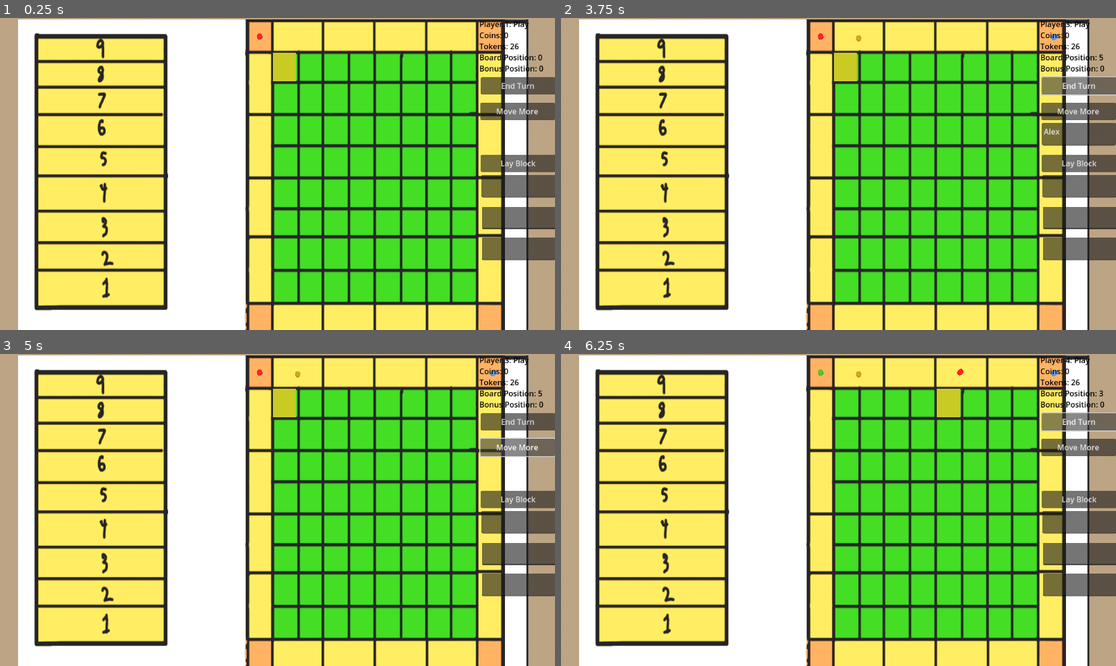
Above: before the commit, frames 1-4 (two rows, left to right).
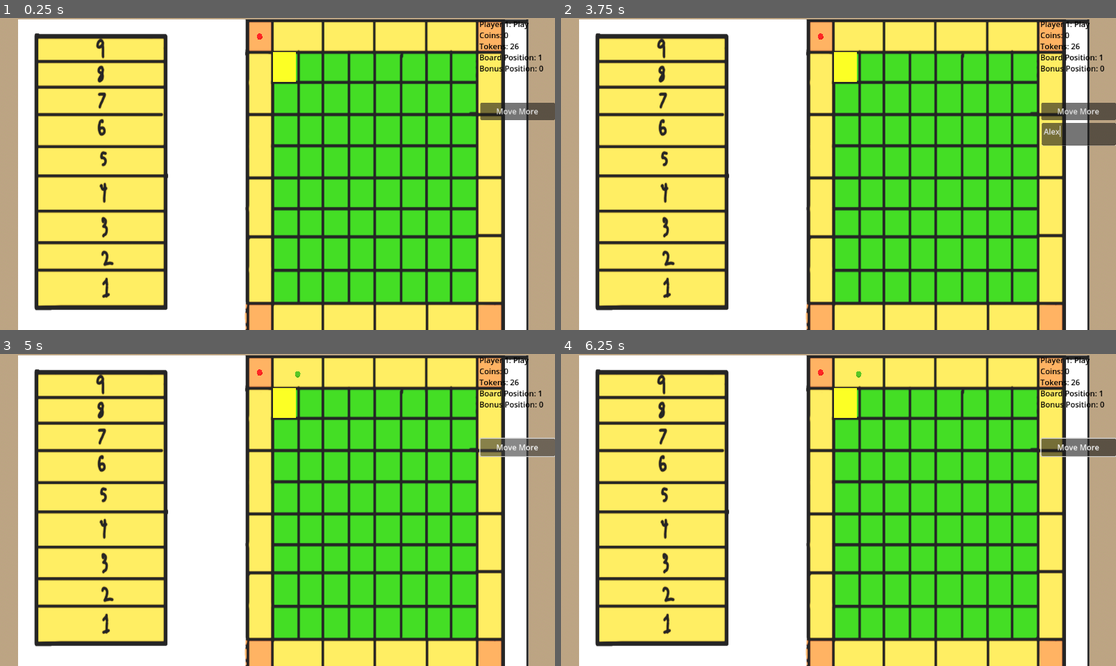
Above: after the commit, the same moments.

Repository: internot169/CasaGrande
Game: Godot game, scene res://main.tscn
The game is run twice, just before and just after one commit, with the same random seed, the same clock (stepped at 60 frames per second) and the same inputs.
Inputs (mouse positions are in pixels of both pictures, inside the frame that each line leads up to):
- Up to frame 1 (0.25 s): no input
- Up to frame 2 (3.75 s): click (1077, 86) at 0.5 s, where only the run before the commit has a clickable "End Turn"; click (1077, 164) at 1.25 s, where only the run before the commit has a clickable "Lay Block"; click "Move More" at 2 s; click (1077, 133) at 2.77 s; type "Alex" at 2.85 s; click (1077, 86) at 3.5 s, where only the run before the commit has a clickable "End Turn"
- Up to frame 3 (5 s): click "Move More" at 4.25 s
- Up to frame 4 (6.25 s): click (1077, 500) at 5 s, where only the run before the commit has a clickable "Lay Block"; click (1077, 422) at 5.75 s, where only the run before the commit has a clickable "End Turn"

The runs differ from the first frame. In frame 1, 4.5% of the frame differs, in the area x 49-100%, y 10-78%; in frame 2, 4.6%; in frame 3, 4.5%; in frame 4, 5.1%, in the area x 46-100%, y 1-78%.

Commit message:
Fix corner edge case and generic bug fixes
Input Getter: Add pause system for more accuracy, redo looping code
UI: Only end turn once block placed, remove block placer
Corners: if corner, no place

Diff:
--- a/CasaGrande/block.tscn
+++ b/CasaGrande/block.tscn
@@ -11,5 +11,6 @@
 script = ExtResource("1_wy1yl")
 
 [node name="MeshInstance3D" type="MeshInstance3D" parent="."]
+transform = Transform3D(4.7, 0, 0, 0, 4.7, 0, 0, 0, 5.2, 2.5, 0, 2.5)
 mesh = SubResource("BoxMesh_q2hgn")
 surface_material_override/0 = SubResource("StandardMaterial3D_rc0ab")
--- a/CasaGrande/board.gd
+++ b/CasaGrande/board.gd
@@ -21,7 +21,9 @@
 	block.new_color = get_node("../GameManager").curr_player.new_color
 	block.player = get_node("../GameManager").curr_player
 
-	block.position = Vector3(-x + 4, y + 1, z + 4)
+	var z_amt = -88.5
+	var pos:Vector3 = Vector3((5 * x), z + 0.61, -88.5 + (6 * y))
+	block.position = pos
 
 	get_node("../GameManager").curr_player.tokens_left -= 1
 
--- a/CasaGrande/board.tscn
+++ b/CasaGrande/board.tscn
@@ -18,3 +18,15 @@
 material_override = SubResource("StandardMaterial3D_61btf")
 mesh = SubResource("PlaneMesh_ejcem")
 skeleton = NodePath("")
+
+[node name="Node3D" type="Node3D" parent="."]
+transform = Transform3D(1, 0, 0, 0, 1, 0, 0, 0, 1, 0.2, 0, -541.903)
+
+[node name="Node3D2" type="Node3D" parent="."]
+transform = Transform3D(1, 0, 0, 0, 1, 0, 0, 0, 1, 4.7, 0, -541.903)
+
+[node name="Node3D4" type="Node3D" parent="."]
+transform = Transform3D(0.999999, 0, 0, 0, 0.999999, 0, 0, 0, 1, 0.2, 0, -509.554)
+
+[node name="Node3D3" type="Node3D" parent="."]
+transform = Transform3D(0.999999, 0, 0, 0, 0.999999, 0, 0, 0, 1, 4.7, 0, -509.851)
--- a/CasaGrande/game_manager.gd
+++ b/CasaGrande/game_manager.gd
@@ -25,6 +25,8 @@
 		game_ending_index = 1
 
 func switch_turn():
+	get_node("UI/Button").visible = false
+
 	if (game_ending_index == 4):
 		curstate = States.GAME_OVER
 		return
@@ -62,6 +64,9 @@
 	move_token(roll_dice())
 	can_lay_block = true
 
+	if(curr_player.check_corner()):
+		can_lay_block = false
+
 func roll_dice():
 	# Random logic here
 	var rand = RandomNumberGenerator.new()
@@ -81,6 +86,7 @@
 func lay_block(x, y, z):
 	if(can_lay_block):
 		can_lay_block = !get_node("../Board").lay_block(x, y, z)
+		get_node("UI/Button").visible = true
 
 # Returns an array with [x_left_bound, x_right_bound, y_left_bound, y_right_bound]
 # -1 if no bound
--- a/CasaGrande/highlighterinput.tscn
+++ b/CasaGrande/highlighterinput.tscn
@@ -3,11 +3,11 @@
 [sub_resource type="PlaneMesh" id="PlaneMesh_6hd3j"]
 
 [sub_resource type="StandardMaterial3D" id="StandardMaterial3D_1fv2g"]
-albedo_color = Color(0.65098, 0.65098, 0, 1)
+albedo_color = Color(0.964706, 1, 0, 1)
 
 [node name="Highlighterinput" type="Node3D"]
 
 [node name="MeshInstance3D" type="MeshInstance3D" parent="."]
-transform = Transform3D(4, 0, 0, 0, 1, 0, 0, 0, 4, 4, 0, 4)
+transform = Transform3D(4, 0, 0, 0, 1, 0, 0, 0, 4.2, 4, 0, 4)
 mesh = SubResource("PlaneMesh_6hd3j")
 surface_material_override/0 = SubResource("StandardMaterial3D_1fv2g")
--- a/CasaGrande/input_getter.gd
+++ b/CasaGrande/input_getter.gd
@@ -1,12 +1,7 @@
 extends Node3D
 
-# Input value x and y
 var x = 0
 var y = 0
-
-# Bounded value x and y
-var mov_x
-var mov_y
 
 @export
 var slowness = 0.1
@@ -15,7 +10,7 @@
 
 func get_input():
 	if(paused):
-		return
+		return false
 
 	paused = true
 	await get_tree().create_timer(slowness).timeout
@@ -25,17 +20,22 @@
 		x += 1
 	elif Input.is_action_pressed("A"):
 		x -= 1
+
 	if Input.is_action_pressed("W"):
 		y -= 1
 	elif Input.is_action_pressed("S"):
 		y += 1
 
+	if Input.is_action_pressed("SPACE"):
+		return true
+
+	return false
 
 func _process(_delta):
-	get_input()
+	if(!get_node("../GameManager").can_lay_block):
+		return
 
-	mov_x = x
-	mov_y = y
+	var lay = await get_input()
 
 	var bounds = get_node("../GameManager").get_x_y_bound()
 	var x_left_bound = bounds[0]
@@ -43,28 +43,28 @@
 	var y_left_bound = bounds[2]
 	var y_right_bound = bounds[3]
 
-	var check_x = x_left_bound != -1 && x_right_bound != -1
-	var check_y = y_left_bound != -1 && y_right_bound != -1
+	var check_x = (x_left_bound != -1 && x_right_bound != -1)
+	var check_y = (y_left_bound != -1 && y_right_bound != -1)
 
 	if check_x:
-		mov_x = ((mov_x - x_left_bound) % (x_right_bound - x_left_bound)) + x_left_bound
-		mov_y = loop_around(mov_y)
+		x = ((x - x_left_bound) % (x_right_bound - x_left_bound)) + x_left_bound
+		y %= 8
 	elif check_y:
-		mov_y = ((mov_y - y_left_bound) % (y_right_bound - y_left_bound)) + y_left_bound
-		mov_x = loop_around(mov_x)
+		y = ((y - y_left_bound) % (y_right_bound - y_left_bound)) + y_left_bound
+		x %= 8
 	else:
-		mov_x = loop_around(mov_x)
-		mov_y = loop_around(mov_y)
-	print(mov_x)
-	print(mov_y)
+		x %= 8
+		y %= 8
+
+	if x < 0:
+		x = 0
+	if y < 0:
+		y = 0
+
+	if(lay):
+		get_node("../GameManager").lay_block(x, y, 0)
+
 	display_input_box()
-
-func loop_around(val):
-	if (val < 0):
-		val = 8
-	else:
-		val = abs(val) % 8
-	return val
 
 func display_input_box():
 	# Each box is width five and height 5
@@ -72,10 +72,6 @@
 	# x starts at 0, z starts at -88
 	var z_amt = -88.5
 	var x_amt = 0
-	var pos:Vector3 = Vector3(x_amt + (5 * mov_x), 0.61, z_amt + (6 * mov_y))
+	var pos:Vector3 = Vector3(x_amt + (5 * x), 0.61, z_amt + (6 * y))
 
 	get_node("Highlighterinput").position = pos
-
-func reset():
-	x = 0
-	y = 0
--- a/CasaGrande/project.godot
+++ b/CasaGrande/project.godot
@@ -41,3 +41,10 @@
 , Object(InputEventKey,"resource_local_to_scene":false,"resource_name":"","device":-1,"window_id":0,"alt_pressed":false,"shift_pressed":true,"ctrl_pressed":false,"meta_pressed":false,"pressed":false,"keycode":0,"physical_keycode":87,"key_label":0,"unicode":87,"echo":false,"script":null)
 ]
 }
+SPACE={
+"deadzone": 0.5,
+"events": [Object(InputEventKey,"resource_local_to_scene":false,"resource_name":"","device":-1,"window_id":0,"alt_pressed":false,"shift_pressed":false,"ctrl_pressed":false,"meta_pressed":false,"pressed":false,"keycode":0,"physical_keycode":32,"key_label":0,"unicode":32,"echo":false,"script":null)
+, Object(InputEventKey,"resource_local_to_scene":false,"resource_name":"","device":-1,"window_id":0,"alt_pressed":false,"shift_pressed":false,"ctrl_pressed":false,"meta_pressed":false,"pressed":false,"keycode":0,"physical_keycode":4194309,"key_label":0,"unicode":0,"echo":false,"script":null)
+, Object(InputEventKey,"resource_local_to_scene":false,"resource_name":"","device":-1,"window_id":0,"alt_pressed":false,"shift_pressed":true,"ctrl_pressed":false,"meta_pressed":false,"pressed":false,"keycode":0,"physical_keycode":4194309,"key_label":0,"unicode":0,"echo":false,"script":null)
+]
+}
--- a/CasaGrande/token.gd
+++ b/CasaGrande/token.gd
@@ -7,7 +7,7 @@
 # Start with 26 tokens, CG rules
 var tokens_left = 26
 
-var board_position = 0
+var board_position = 1
 # Bonus position defaults to 5 as per CG rules
 var bonus_position = 5
 
@@ -23,6 +23,8 @@
 func check_corner():
 	if(board_position == 0 || board_position == 5 || board_position == 10 || board_position == 15):
 		bonus_position += 3
+		return true
+	return false
 
 func _process(delta):
 	if (bonus_position >= 9):
--- a/CasaGrande/ui.gd
+++ b/CasaGrande/ui.gd
@@ -38,11 +38,3 @@
 		$Movemore/TextEdit.visible = true
 		$Movemore/TextEdit.text = ""
 	textbox_open = !textbox_open
-
-
-func _on_lay_block_pressed():
-	var x = int($LayBlock/TextEdit.text)
-	var y = int($LayBlock/TextEdit2.text)
-	var z = int($LayBlock/TextEdit3.text)
-
-	get_node("..").lay_block(x, y, z)
--- a/CasaGrande/ui.tscn
+++ b/CasaGrande/ui.tscn
@@ -26,42 +26,13 @@
 offset_bottom = 119.0
 
 [node name="Button" type="Button" parent="."]
+visible = false
 layout_mode = 0
 offset_left = 998.0
 offset_top = 123.0
 offset_right = 1153.0
 offset_bottom = 159.0
 text = "End Turn"
-
-[node name="LayBlock" type="Button" parent="."]
-layout_mode = 0
-offset_left = 998.0
-offset_top = 284.0
-offset_right = 1153.0
-offset_bottom = 320.0
-text = "Lay Block
-"
-
-[node name="TextEdit" type="TextEdit" parent="LayBlock"]
-layout_mode = 0
-offset_left = 1.0
-offset_top = 42.0
-offset_right = 155.0
-offset_bottom = 89.0
-
-[node name="TextEdit2" type="TextEdit" parent="LayBlock"]
-layout_mode = 0
-offset_left = 2.0
-offset_top = 108.0
-offset_right = 156.0
-offset_bottom = 155.0
-
-[node name="TextEdit3" type="TextEdit" parent="LayBlock"]
-layout_mode = 0
-offset_left = 2.0
-offset_top = 172.0
-offset_right = 156.0
-offset_bottom = 219.0
 
 [node name="LayPlatform" type="Button" parent="."]
 visible = false
@@ -89,6 +60,5 @@
 offset_bottom = 89.0
 
 [connection signal="pressed" from="Button" to="." method="_on_button_pressed"]
-[connection signal="pressed" from="LayBlock" to="." method="_on_lay_block_pressed"]
 [connection signal="pressed" from="LayPlatform" to="." method="_on_button_pressed"]
 [connection signal="pressed" from="Movemore" to="." method="_on_movemore_pressed"]
